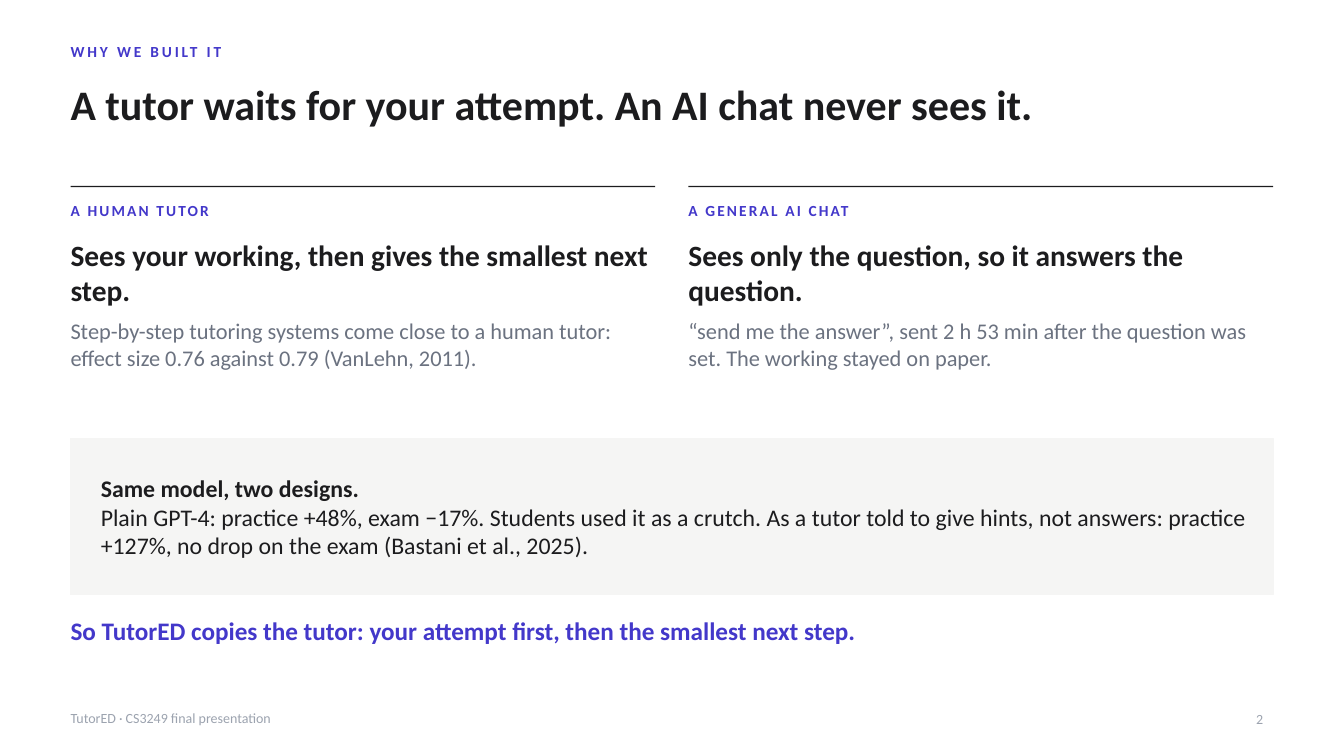
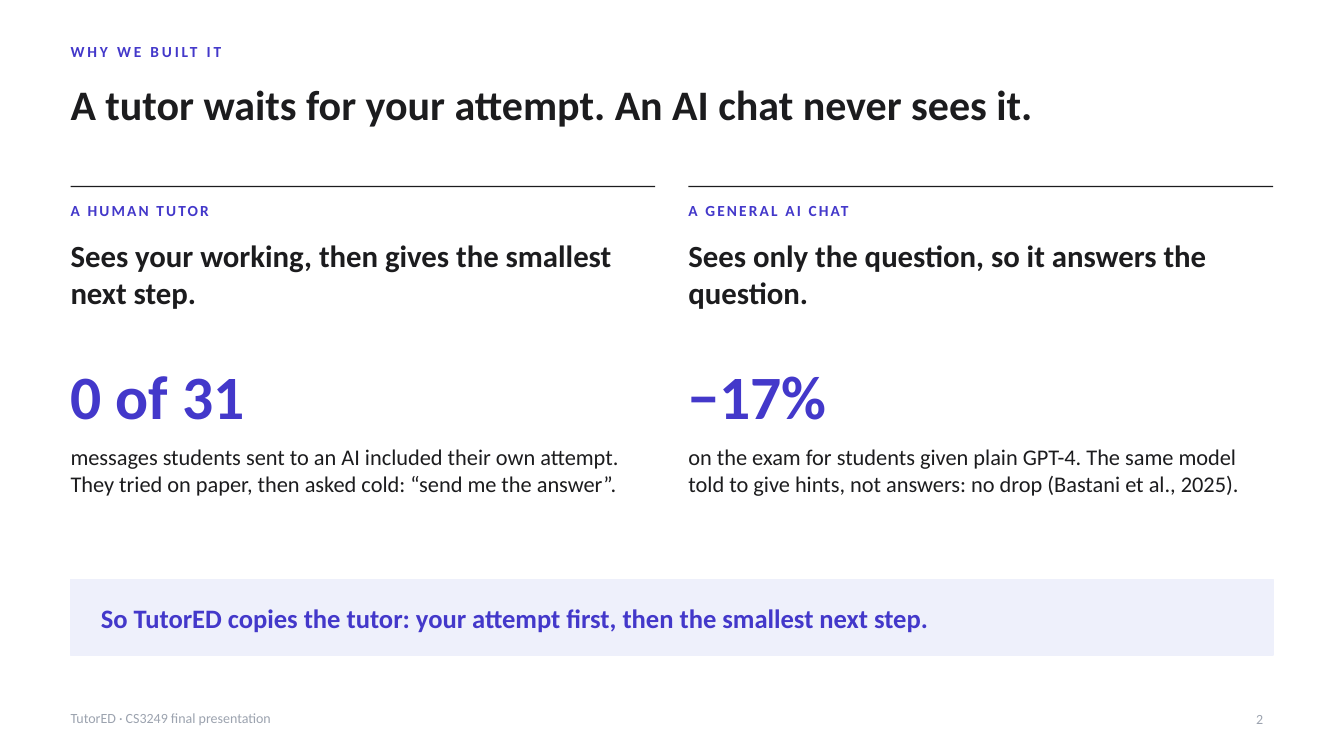
Before and after one commit to lucasisnotcool/ChatterED, a slide deck: slide 2 of docs/group/final-presentation/UserStudy_Lucas.pptx. Drawn at 1344x756 pixels with LibreOffice and Linux fonts; fonts in the diff are those of the drawing. Boxes give left, top, right and bottom in pixels: in the first picture for what was removed or moved away, otherwise in the second. Text is boxed around its words. In the diff, an @@ line names an element or a change of style, - is before the commit and + after.

```diff
--- a/docs/group/final-presentation/UserStudy_Lucas.pptx
+++ b/docs/group/final-presentation/UserStudy_Lucas.pptx
@@ text "Sees your working, then gives ..." at <box>71,245,612,309</box>: size 21 to 22 pt @@
@@ text "Sees only the question, so ..." at <box>688,245,1207,309</box>: size 21 to 22 pt @@
@@ text removed at <box>71,323,611,370</box> @@
-Step-by-step tutoring systems come close to a human tutor: effect size 0.76 against 0.79 (VanLehn, 2011).
@@ text added at <box>71,376,244,420</box>, 44 pt, text #4338CA, bold @@
+0 of 31
@@ text added at <box>688,376,826,420</box>, 44 pt, text #4338CA, bold @@
+−17%
@@ text at <box>71,449,618,496</box>: text changed; text colour #6B7280 to #1C1C1E @@
-“send me the answer”, sent 2 h 53 min after the question was set. The working stayed on paper.
+messages students sent to an AI included their own attempt. They tried on paper, then asked cold: “send me the answer”.
@@ text at <box>688,449,1239,496</box>: text changed; size 17 to 16 pt @@
-Same model, two designs.
-Plain GPT-4: practice +48%, exam −17%. Students used it as a crutch. As a tutor told to give hints, not answers: practice +127%, no drop on the exam (Bastani et al., 2025).
+on the exam for students given plain GPT-4. The same model told to give hints, not answers: no drop (Bastani et al., 2025).
@@ text "on the exam for students ..." at <box>688,449,1239,496</box>: vertical alignment middle to top @@
@@ rectangle: place and size @@
-rectangle at <box>71,439,1273,595</box>
+rectangle at <box>71,580,1273,655</box>
@@ rectangle at <box>71,580,1273,655</box>: fill #F5F5F4 to #EEF0FB; outline #F5F5F4 1 pt to #EEF0FB 1 pt @@
@@ text "So TutorED copies the tutor: ...": place and size @@
-text "So TutorED copies the tutor: ..." at <box>71,622,855,644</box>
+text "So TutorED copies the tutor: ..." at <box>101,609,928,632</box>
@@ text "So TutorED copies the tutor: ..." at <box>101,609,928,632</box>: size 18 to 19 pt; vertical alignment top to middle @@
```
Also in this commit, not shown: 6 other slides changed, 2 slides added, 9 slides removed.
